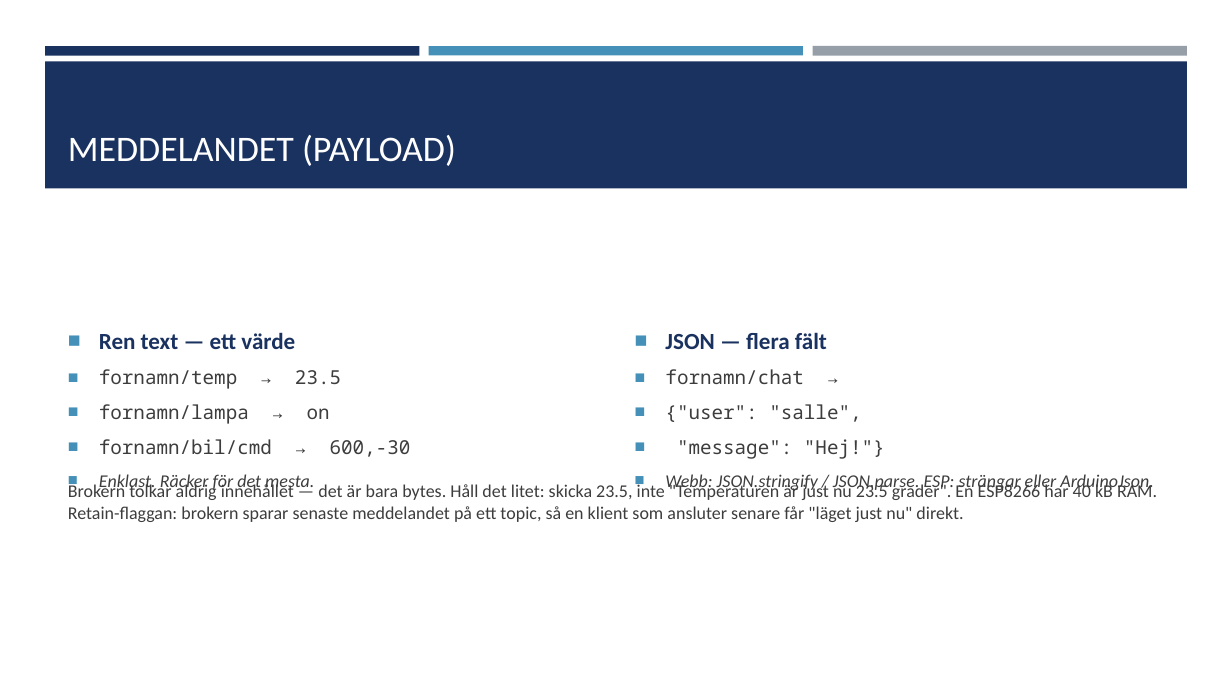
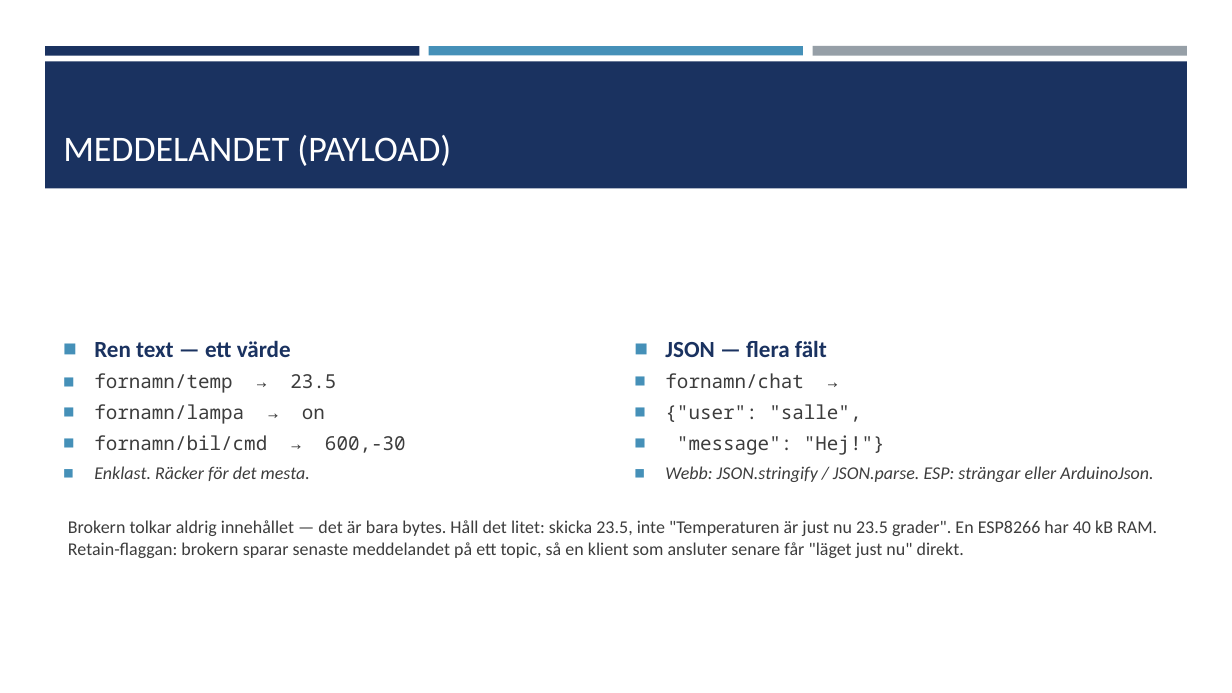
Before and after one commit to abbindustrigymnasium/driverbot-abbjetmus, a slide deck: slide 5 of MQTT-introduktion.pptx. Drawn at 1232x693 pixels with LibreOffice and Linux fonts; fonts in the diff are those of the drawing. Boxes give left, top, right and bottom in pixels: in the first picture for what was removed or moved away, otherwise in the second. Text is boxed around its words. In the diff, an @@ line names an element or a change of style, - is before the commit and + after.

```diff
--- a/MQTT-introduktion.pptx
+++ b/MQTT-introduktion.pptx
@@ title "MEDDELANDET (PAYLOAD)": place and size @@
-title "MEDDELANDET (PAYLOAD)" at box(68, 135, 456, 166)
+title "MEDDELANDET (PAYLOAD)" at box(63, 135, 451, 166)
@@ text "Ren text — ett värde" at box(94, 340, 336, 481): bullet ■ to ◼; less space between paragraphs @@
@@ text "JSON — flera fält" at box(665, 340, 1153, 482): bullet ■ to ◼; less space between paragraphs @@
@@ text "Brokern tolkar aldrig innehållet — ...": place and size @@
-text "Brokern tolkar aldrig innehållet — ..." at box(68, 482, 1157, 522)
+text "Brokern tolkar aldrig innehållet — ..." at box(68, 520, 1157, 558)
```
Also in this commit, not shown: 14 other slides changed, 2 slides removed.
